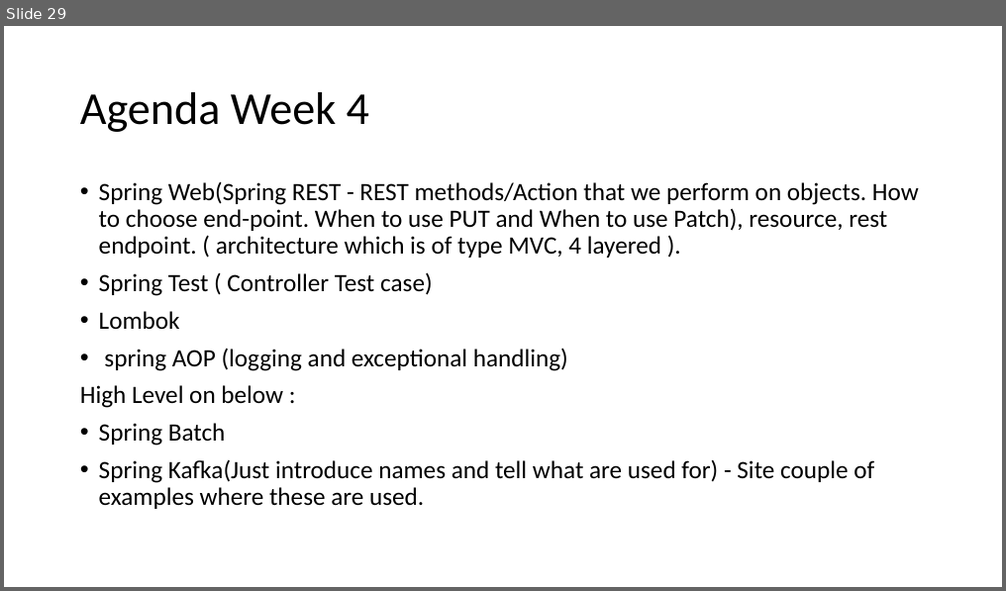
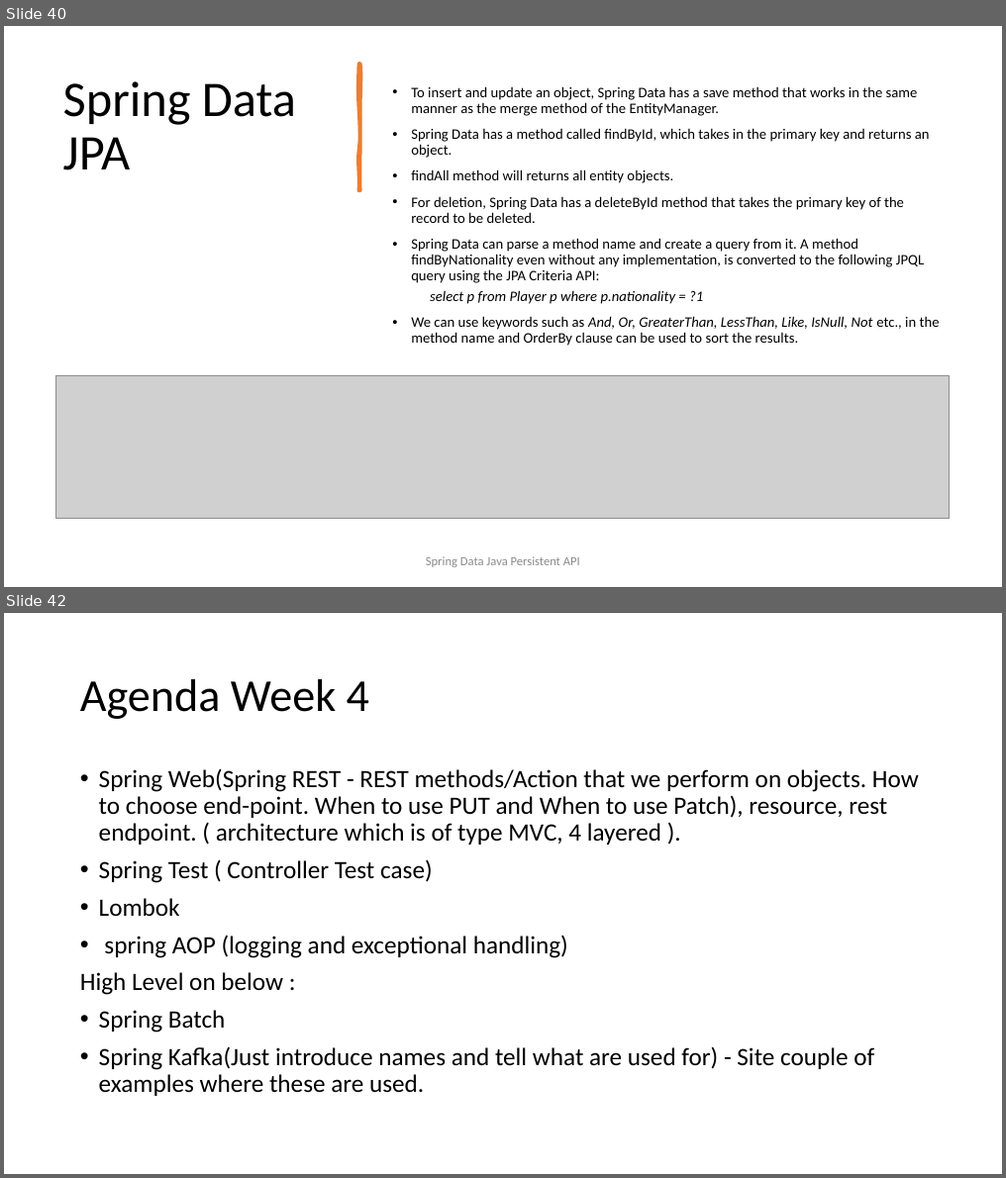
Before and after one commit to spoorthiempowher/Empowher-Curriculum, a slide deck: Java/EmpowHER-All weeks.pptx. Shown one above the other, each under a label of ours: slide 29 before the commit, slides 40 and 42 after it; the slides between them are not shown. The pictures are 1006x591 and 1006x1178 pixels, drawn with LibreOffice and Linux fonts; fonts in the diff are those of the drawing; grey boxes stand for pictures. Boxes give left, top, right and bottom in pixels: in the first picture for what was removed or moved away, otherwise in the second. Text is boxed around its words. In the diff, an @@ line names an element or a change of style, - is before the commit and + after.

```diff
--- a/Java/EmpowHER-All weeks.pptx
+++ b/Java/EmpowHER-All weeks.pptx
@@ slide 40 added at bbox=[4, 26, 1002, 587], background #FFFFFF @@
@@ title added at bbox=[63, 81, 296, 171], 48 pt, text #000000 @@
+Spring Data JPA
@@ freeform shape added at bbox=[358, 64, 360, 190], fill #ED7D31, outline #ED7D31 3.25 pt @@
@@ text added at bbox=[411, 86, 940, 346], 14 pt, text #000000 @@
+• To insert and update an object, Spring Data has a save method that works in the same manner as the merge method of the EntityManager.
+• Spring Data has a method called findById, which takes in the primary key and returns an object.
+• findAll method will returns all entity objects.
+• For deletion, Spring Data has a deleteById method that takes the primary key of the record to be deleted.
+• Spring Data can parse a method name and create a query from it. A method findByNationality even without any implementation, is converted to the following JPQL query using the JPA Criteria API:
+  select p from Player p where p.nationality = ?1
+• We can use keywords such as And, Or, GreaterThan, LessThan, Like, IsNull, Not etc., in the method name and OrderBy clause can be used to sort the results.
@@ picture added at bbox=[55, 375, 949, 519] @@
@@ text added at bbox=[426, 557, 580, 568], 12 pt, text #8C8C8C @@
+Spring Data Java Persistent API
@@ what was slide 29 is now slide 42 @@
```
Also in this commit, not shown: 1 slide changed, 14 other slides added, 2 slides removed.
